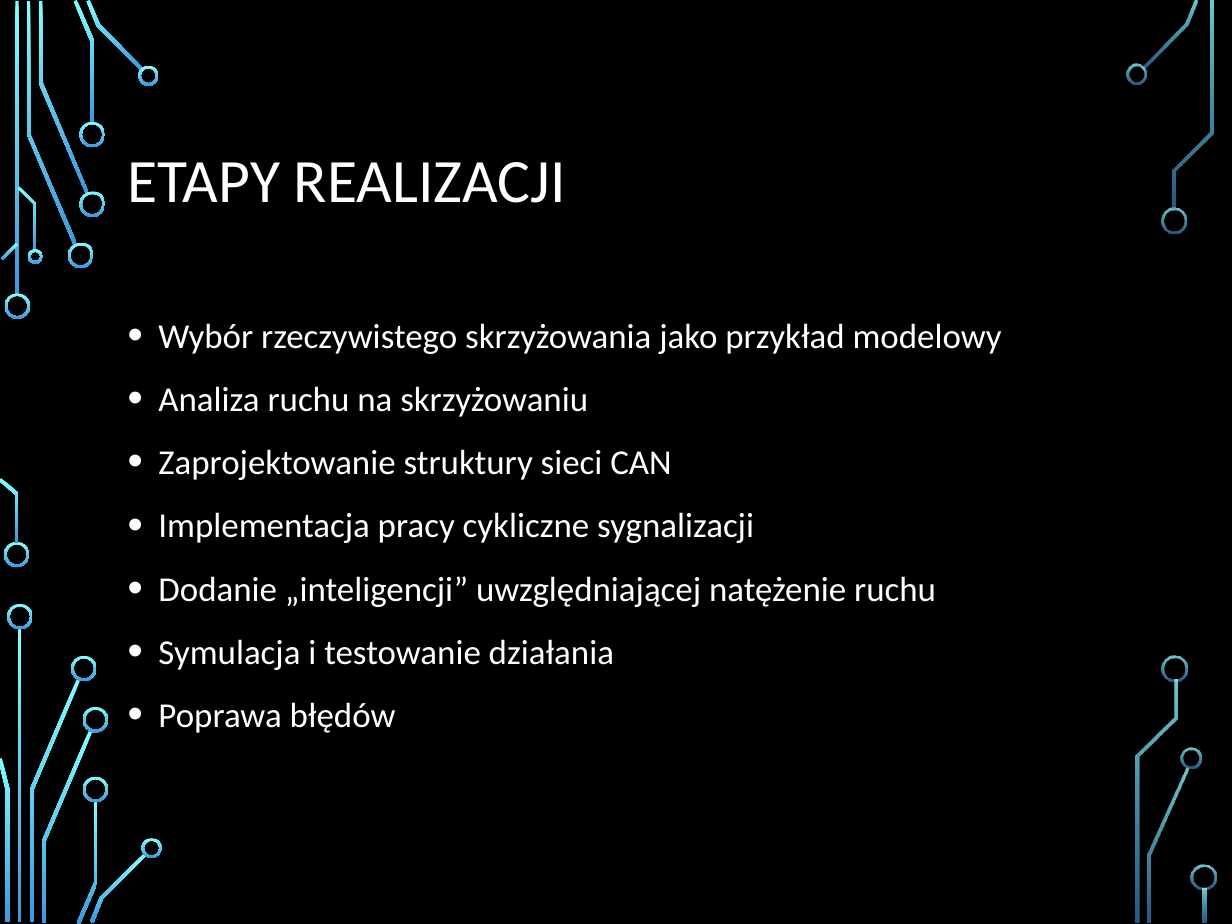
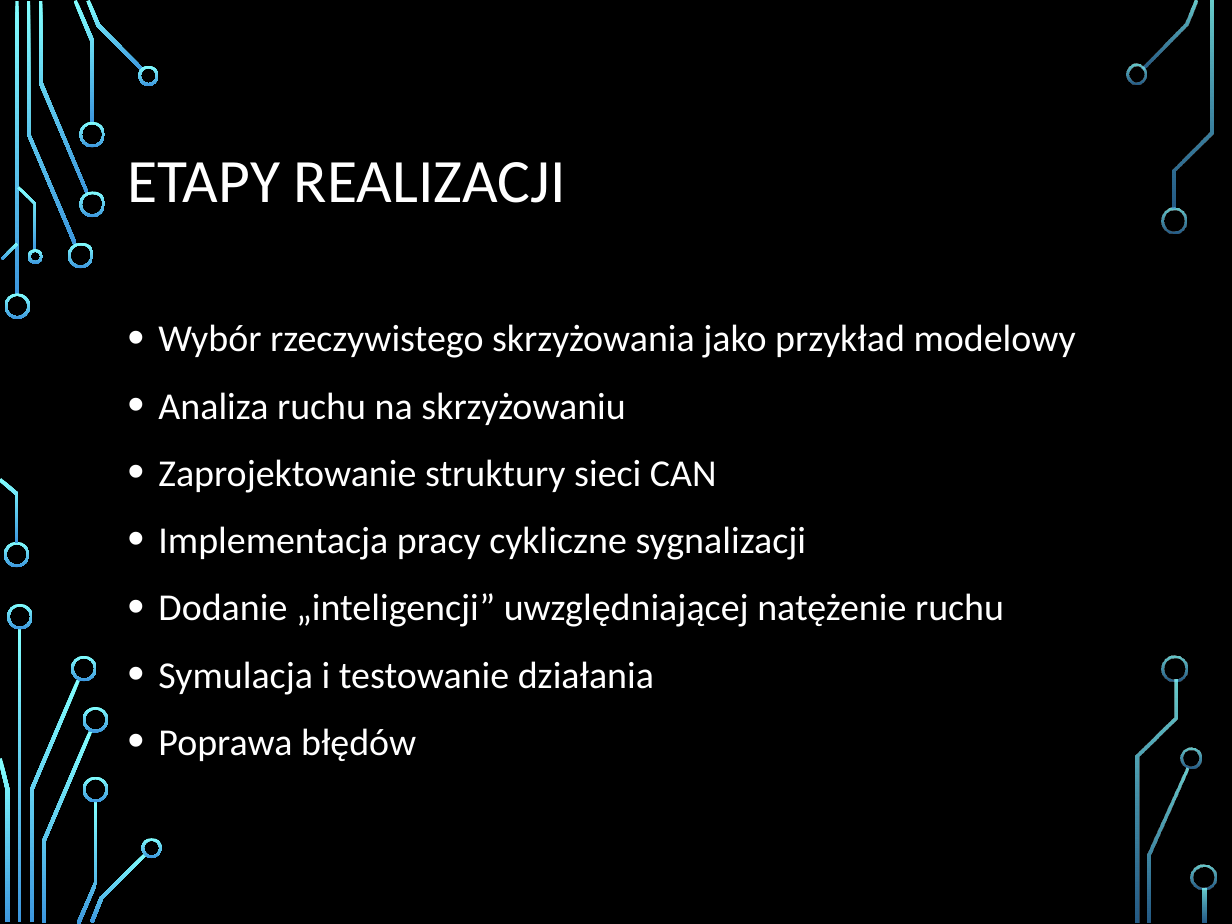
Before and after one commit to MooVx/AP_swiatla, a slide deck: slide 3 of Prezentacja/Prezentacja.pptx. Drawn at 1232x924 pixels with LibreOffice and Linux fonts; fonts in the diff are those of the drawing; background and template pictures are left out. Boxes give left, top, right and bottom in pixels: in the first picture for what was removed or moved away, otherwise in the second. Text is boxed around its words. In the diff, an @@ line names an element or a change of style, - is before the commit and + after.

Commit message:
Dodanie ramki i layoutu do prezentacji.

```diff
--- a/Prezentacja/Prezentacja.pptx
+++ b/Prezentacja/Prezentacja.pptx
@@ text "Wybór rzeczywistego skrzyżowania jako przykład ..." at [158,324,1076,761]: size 20.4 to 22.2 pt @@
```
Also in this commit, not shown: 3 other slides changed, 2 slides added, 1 slide removed.
